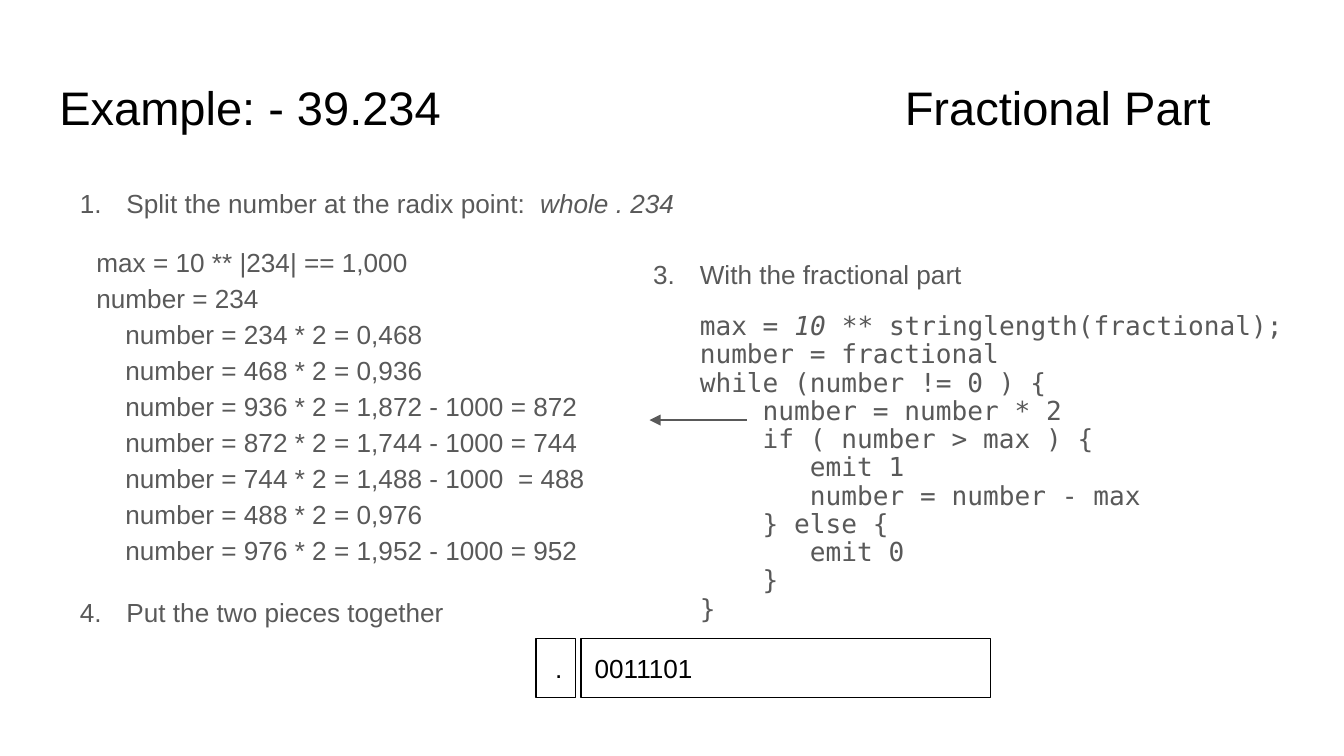
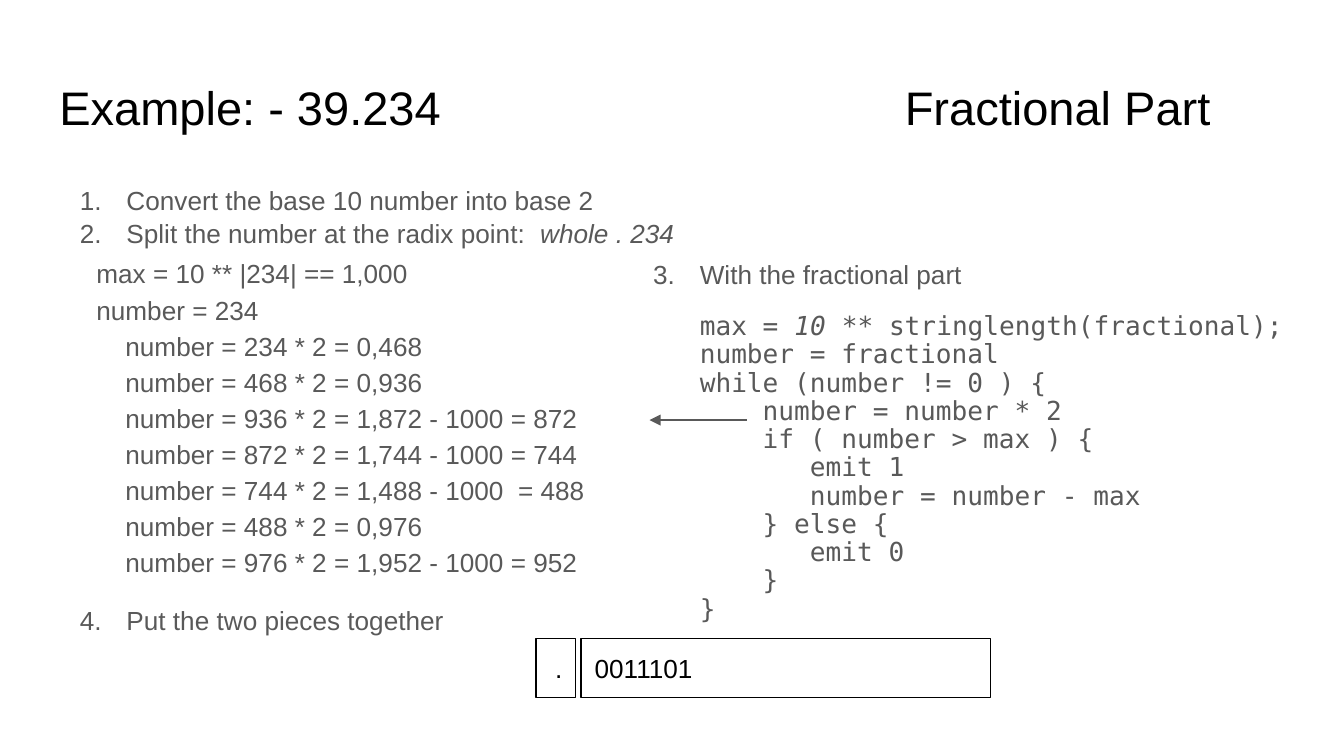
Before and after one commit to sgarcia0206/comp122-f23, a slide deck: slide 9 of format-encodings/slide_presentations/.hidden/conversion-between-bases.pptx. Drawn at 1344x756 pixels with LibreOffice and Linux fonts; fonts in the diff are those of the drawing. Boxes give left, top, right and bottom in pixels: in the first picture for what was removed or moved away, otherwise in the second. Text is boxed around its words. In the diff, an @@ line names an element or a change of style, - is before the commit and + after.

```diff
--- a/format-encodings/slide_presentations/.hidden/conversion-between-bases.pptx
+++ b/format-encodings/slide_presentations/.hidden/conversion-between-bases.pptx
@@ text at <box>80,191,572,243</box>: paragraph added @@
+1. Convert the base 10 number into base 2
@@ text "max = 10 ** |234| ...": place and size @@
-text "max = 10 ** |234| ..." at <box>96,253,585,564</box>
+text "max = 10 ** |234| ..." at <box>96,264,585,576</box>
@@ text at <box>126,224,674,636</box>: line spacing 1.15 to 1.05 @@
```
Also in this commit, not shown: 2 other slides changed, 1 other file.
